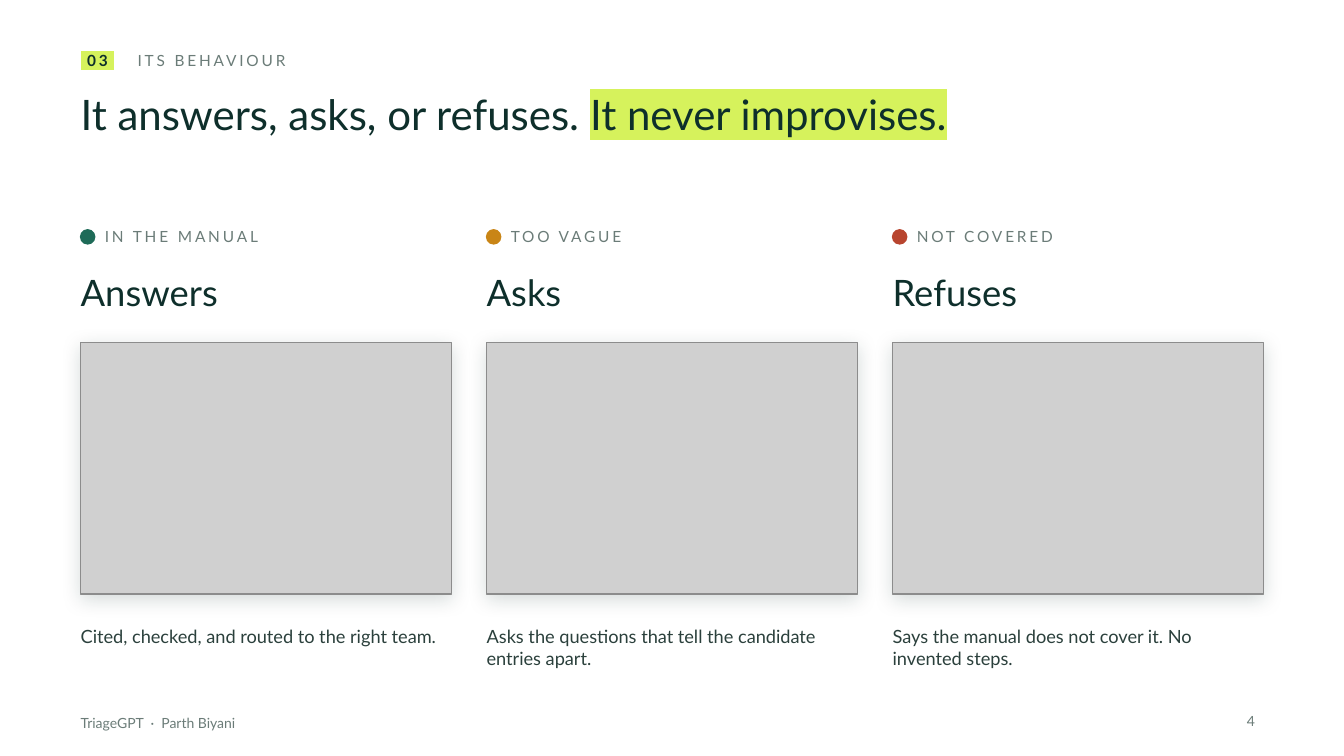
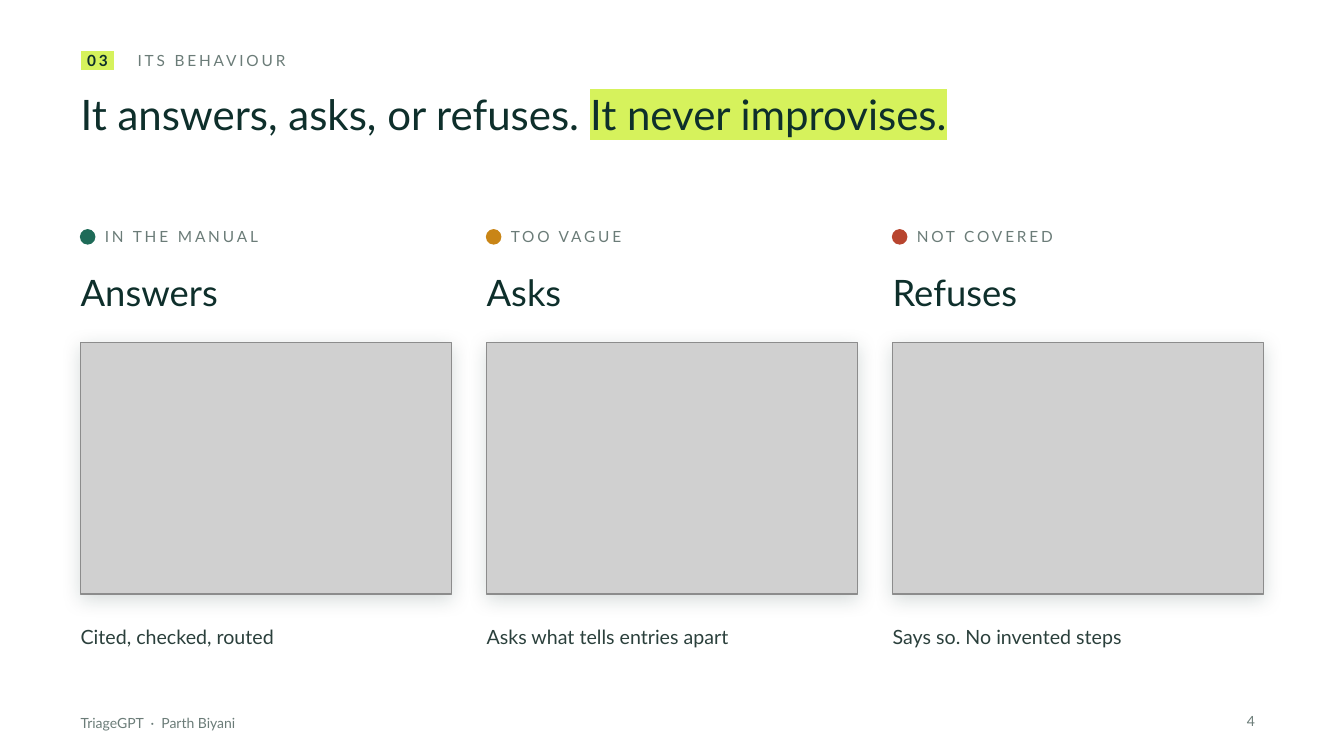
Before and after one commit to ParthBiyani/AI-Troubleshooting-Assistant, a slide deck: slide 4 of docs/presentation/TriageGPT_deck.pptx. Drawn at 1344x756 pixels with LibreOffice and Linux fonts; fonts in the diff are those of the drawing; grey boxes stand for pictures. Boxes give left, top, right and bottom in pixels: in the first picture for what was removed or moved away, otherwise in the second. Text is boxed around its words. In the diff, an @@ line names an element or a change of style, - is before the commit and + after.

```diff
--- a/docs/presentation/TriageGPT_deck.pptx
+++ b/docs/presentation/TriageGPT_deck.pptx
@@ text at bbox=[81, 629, 274, 647]: text changed; size 13 to 14 pt @@
-Cited, checked, and routed to the right team.
+Cited, checked, routed
@@ text at bbox=[487, 629, 729, 648]: text changed; size 13 to 14 pt @@
-Asks the questions that tell the candidate entries apart.
+Asks what tells entries apart
@@ text at bbox=[893, 629, 1121, 648]: text changed; size 13 to 14 pt @@
-Says the manual does not cover it. No invented steps.
+Says so. No invented steps
```
Also in this commit, not shown: 12 other slides changed, 1 slide added, 1 slide removed.
